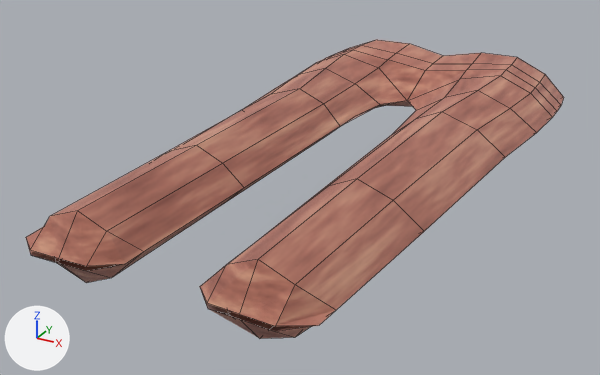
Renders of the Blender file models/items/clothing/leggings/leggings.blend from each side of a commit.
Rendered twice from a 50 mm lens placed at (0.359, -0.691, 0.315), pointed at (-0.027, 0.01, -0.036). Arrows for +X, +Y and +Z are at lower left; the lights stay in place. The picture after the commit comes second. Mesh edges are drawn as thin lines.

The first picture shows 'Leggings'.
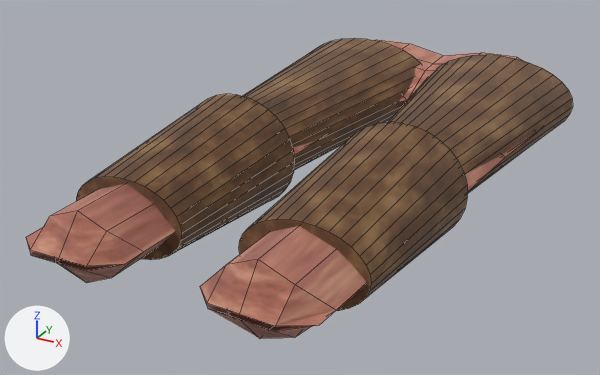
Commit message: Ugly leather leggings

Diff of the bpy script that builds the scene:
```diff
--- a/models/items/clothing/leggings/leggings.blend.py
+++ b/models/items/clothing/leggings/leggings.blend.py
@@ ng_darkbrownpaddingleather @@
+ng_darkbrownpaddingleather = bpy.data.node_groups.new('DarkBrownPaddingLeather', 'ShaderNodeTree')
+# nodes: BsdfPrincipled, Bump, MapRange, MixRGB, TexCoord, TexNoise, TexVoronoi, ValToRGB
+# colours: brown #382214, brown #613c22, brown #8b613c
@@ mat_darkbrownleatherpadding @@
+mat_darkbrownleatherpadding = bpy.data.materials.new('DarkBrownLeatherPadding')
+# nodes: Group, MixShader, OutputMaterial
@@ me_cylinder_001 @@
+me_cylinder_001.from_pydata(...)  # 64 vertices, 33 faces; spans x 0.024..0.158, y -0.192..-0.006, z -0.06..0.06
+me_cylinder_001.materials.append(mat_darkbrownleatherpadding)
@@ me_cylinder @@
+me_cylinder.from_pydata(...)  # 64 vertices, 32 faces; spans x -0.003..0.184, y -0.022..0.311, z -0.051..0.051
+me_cylinder.materials.append(mat_darkbrownleatherpadding)
@@ ob_longleatherpadding @@
+ob_longleatherpadding = bpy.data.objects.new('LongLeatherPadding', me_cylinder_001)
+ob_longleatherpadding.location = (0.0, 0.0, 0.0)
+_m = ob_longleatherpadding.modifiers.new('Mirror', 'MIRROR')
@@ ob_leatherpadding @@
+ob_leatherpadding = bpy.data.objects.new('LeatherPadding', me_cylinder)
+ob_leatherpadding.location = (0.0, 0.0, 0.0)
+_m = ob_leatherpadding.modifiers.new('Mirror', 'MIRROR')
```

Location of each change, (x1, y1, x2, y2) in pixels of the pictures (600 x 375 px):
'LongLeatherPadding', added (brown): after (76, 94, 467, 311)
'LeatherPadding', added (brown): after (243, 38, 573, 194)
'Leggings', unchanged, covered by the edit: before (26, 40, 564, 338); after (26, 40, 539, 338)
